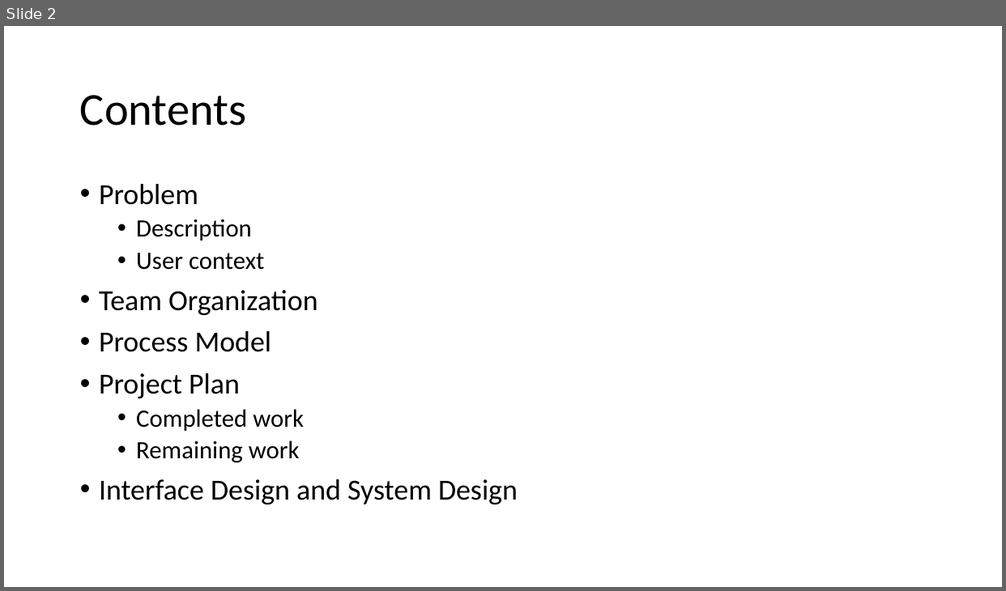
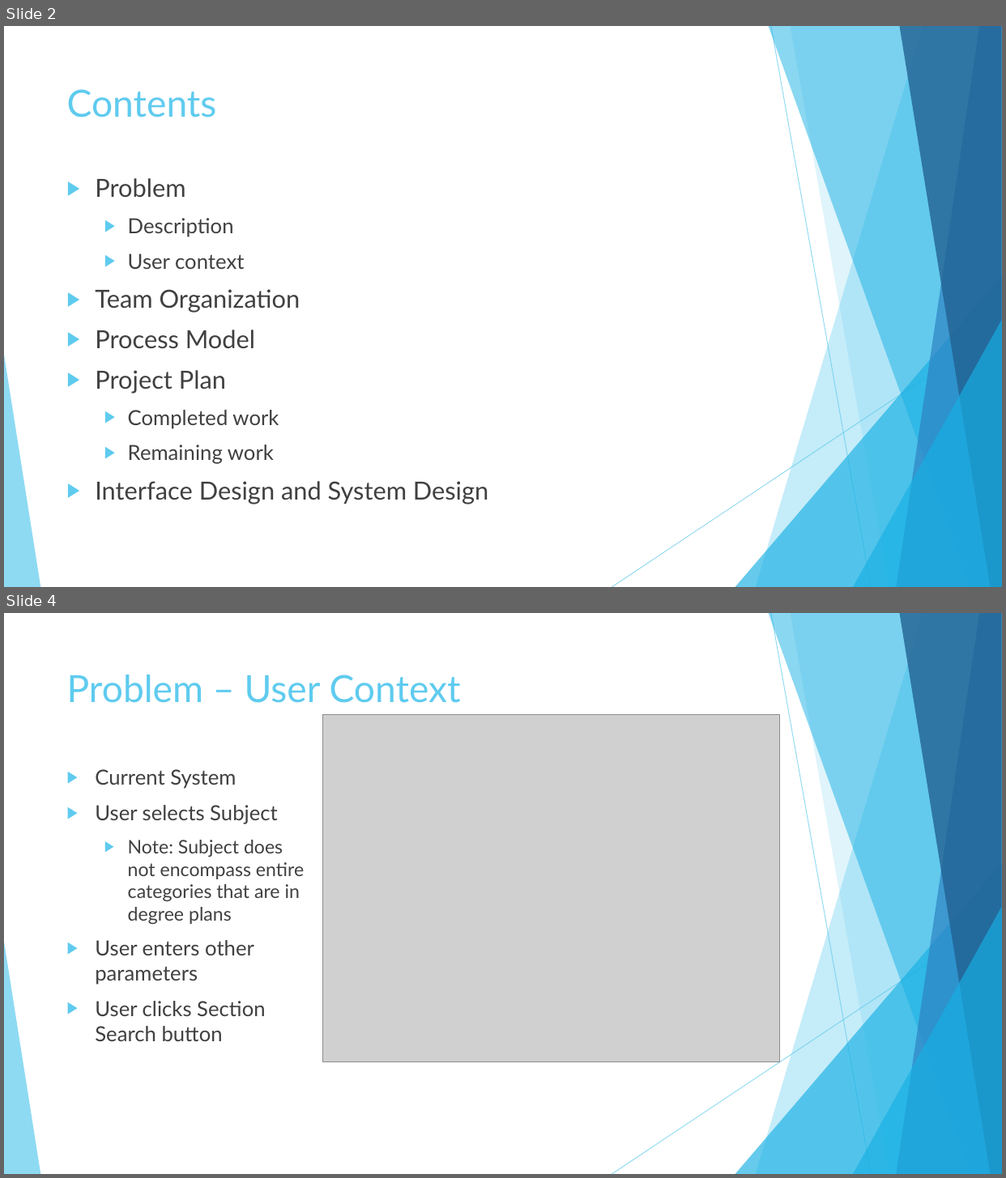
Before and after one commit to blueberryboson/Software-Engineering-Spr-2016, a slide deck: Open.Classes.Project.Interim.Presentation.pptx. Shown one above the other, each under a label of ours: slide 2 before the commit, slides 2 and 4 after it; the slides between them are not shown. The pictures are 1006x591 and 1006x1178 pixels, drawn with LibreOffice and Linux fonts; fonts in the diff are those of the drawing; grey boxes stand for pictures. Boxes give left, top, right and bottom in pixels: in the first picture for what was removed or moved away, otherwise in the second. Text is boxed around its words. In the diff, an @@ line names an element or a change of style, - is before the commit and + after.

```diff
--- a/Open.Classes.Project.Interim.Presentation.pptx
+++ b/Open.Classes.Project.Interim.Presentation.pptx
@@ slide 4 added at bbox=[4, 613, 1002, 1174], background #FFFFFF; not listed: 10 template elements that a slide beside it also shows @@
@@ title added at bbox=[67, 675, 461, 703], 36 pt, text #5FCBEF @@
+Problem – User Context
@@ picture added at bbox=[323, 715, 780, 1063] @@
@@ text added at bbox=[95, 769, 304, 1041], 20 pt, text #404040 @@
+▶ Current System
+▶ User selects Subject
+  ▶ Note: Subject does not encompass entire categories that are in degree plans
+▶ User enters other parameters
+▶ User clicks Section Search button
@@ slide 2 changed as well @@
@@ title "Contents": place and size @@
-title "Contents" at bbox=[80, 95, 247, 126]
+title "Contents" at bbox=[67, 89, 217, 118]
@@ title "Contents" at bbox=[67, 89, 217, 118]: size 44 to 36 pt, font Calibri to Lato, text colour #000000 to #5FCBEF; line spacing 0.9 to 1; vertical alignment middle to top @@
@@ text "Problem": place and size @@
-text "Problem" at bbox=[99, 184, 518, 505]
+text "Problem" at bbox=[95, 178, 488, 505]
@@ text "Problem" at bbox=[95, 178, 488, 505]: size 28 to 24 pt in "Problem", "Team Organization", "Process Model", "Project Plan" and 1 more places; font Calibri to Lato, text colour #000000 to #404040; size 24 to 20 pt in "Description", "User context", "Completed work", "Remaining work"; bullet • to ▶; line spacing 0.9 to 1; more space between paragraphs @@
@@ group added at bbox=[4, 26, 1002, 587]: 5 freeform shapes, 3 triangles, 2 lines @@
```
Also in this commit, not shown: 7 other slides changed, 1 other slide added, 1 slide removed.
